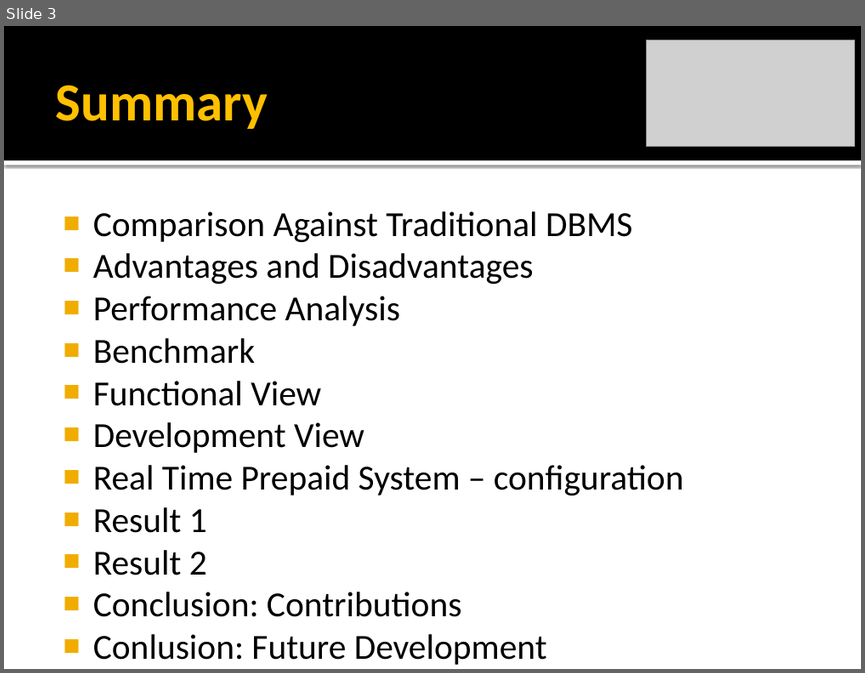
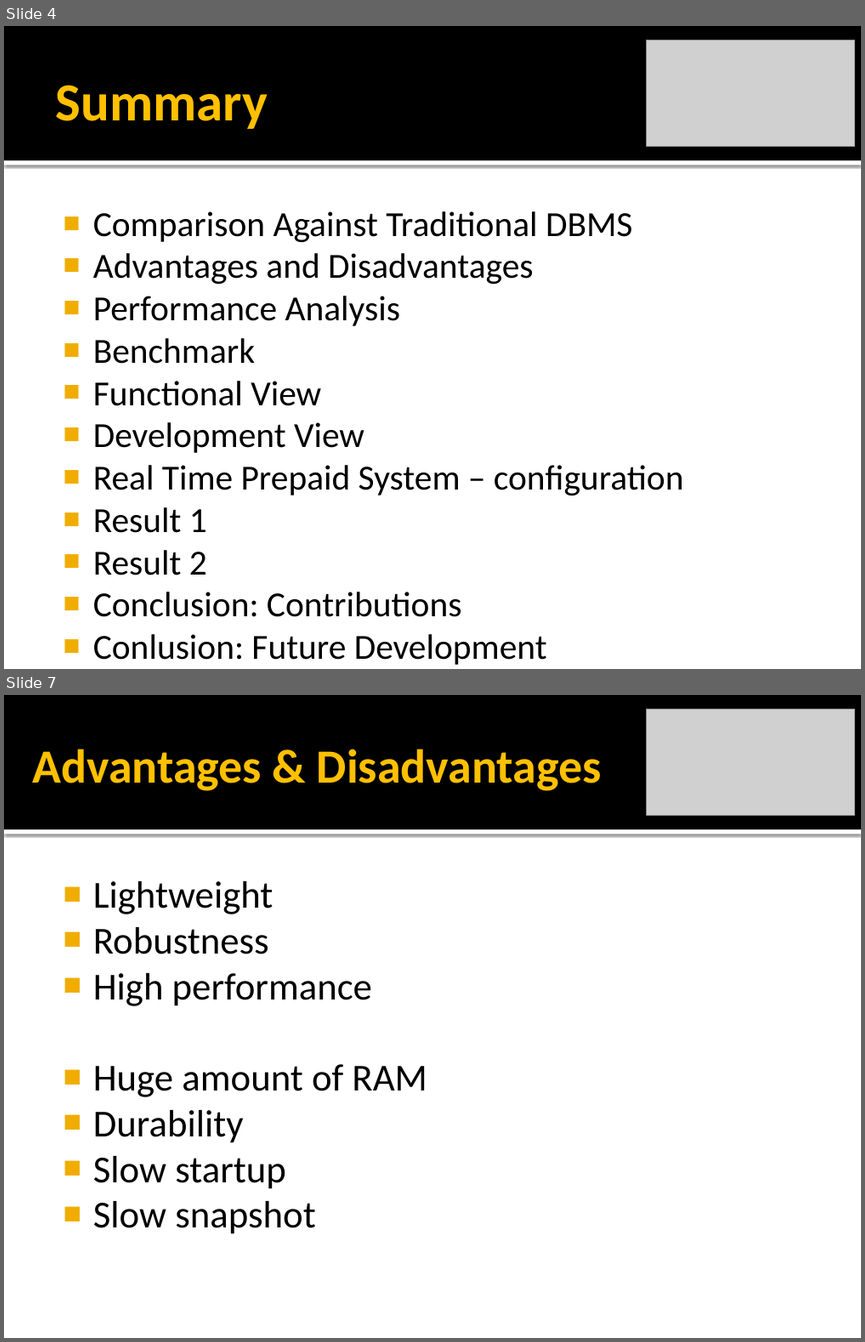
Before and after one commit to rickilama54/portable-db-bench, a slide deck: tesi/presentazione/Barbagallo-IMDB.pptx. Shown one above the other, each under a label of ours: slide 3 before the commit, slides 4 and 7 after it; the slides between them are not shown. The pictures are 865x673 and 865x1342 pixels, drawn with LibreOffice and Linux fonts; fonts in the diff are those of the drawing; grey boxes stand for pictures. Boxes give left, top, right and bottom in pixels: in the first picture for what was removed or moved away, otherwise in the second. Text is boxed around its words. In the diff, an @@ line names an element or a change of style, - is before the commit and + after.

```diff
--- a/tesi/presentazione/Barbagallo-IMDB.pptx
+++ b/tesi/presentazione/Barbagallo-IMDB.pptx
@@ slide 7 added at (x1=4, y1=695, x2=861, y2=1338), background #FFFFFF; not listed: 2 template elements that a slide beside it also shows @@
@@ picture added at (x1=647, y1=709, x2=854, y2=816) @@
@@ title added at (x1=33, y1=749, x2=602, y2=791), 40 pt, text #FFC000, bold @@
+Advantages & Disadvantages
@@ text added at (x1=93, y1=881, x2=426, y2=1234), 32 pt, text #000000 @@
+■ Lightweight
+■ Robustness
+■ High performance
+■ Huge amount of RAM
+■ Durability
+■ Slow startup
+■ Slow snapshot
@@ what was slide 3 is now slide 4 @@
```
Also in this commit, not shown: 1 slide changed, 10 other slides added, 9 slides removed.
